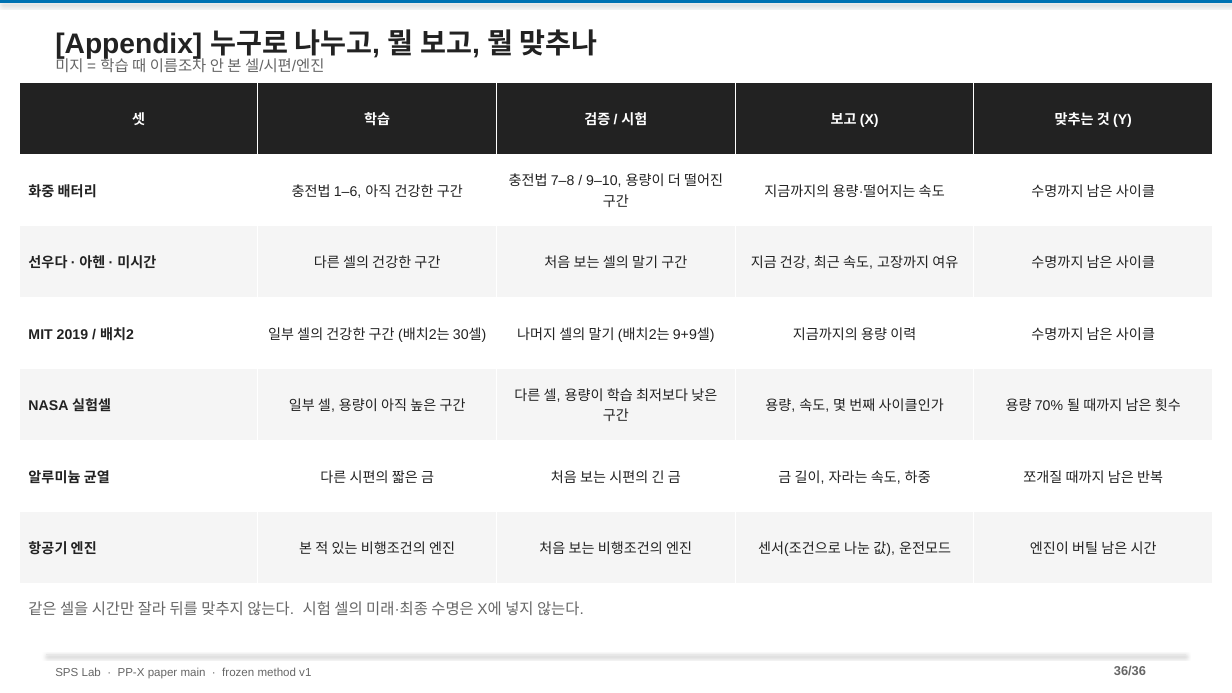
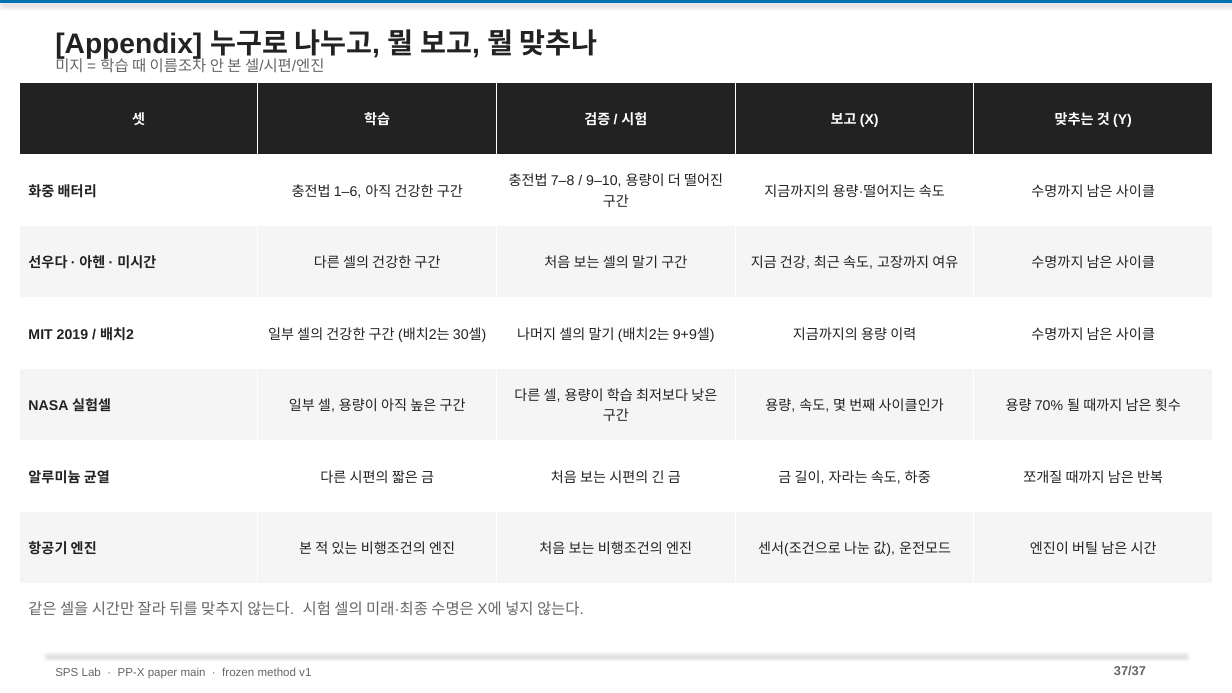
Before and after one commit to amumujs-create/pp_pae_total, a slide deck: slide 37 of output/PP_Research_Detailed_v2.pptx (slide 36 before the commit). Drawn at 1232x693 pixels with LibreOffice and Linux fonts; fonts in the diff are those of the drawing. Boxes give left, top, right and bottom in pixels: in the first picture for what was removed or moved away, otherwise in the second. Text is boxed around its words. In the diff, an @@ line names an element or a change of style, - is before the commit and + after.

```diff
--- a/output/PP_Research_Detailed_v2.pptx
+++ b/output/PP_Research_Detailed_v2.pptx
@@ text at box(1114, 665, 1146, 675): text changed @@
-36/36
+37/37
```
Also in this commit, not shown: 33 other slides changed, 1 slide added, 1 other file.
